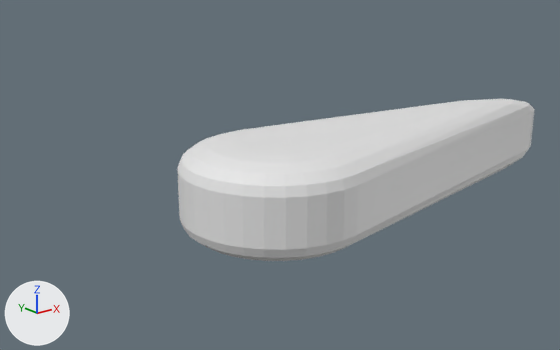
The Blender file models/flipper.blend: old version first, new version second.
Both versions are drawn from a camera (50 mm lens) standing at (-4.69, -5.92, 2.51) and looking at (1.75, 2.14, -0.71). Arrows for +X, +Y and +Z are at lower left; the lights stay in place. The same objects are shown in both versions, whatever each file hides.

Objects in the first picture: 'flipper flat'.
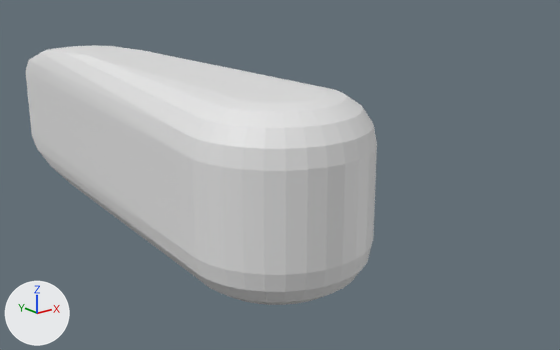
What differs and where, as boxes [x1, y1, x2, y2] in the pictures (560 x 350 px; the box of a moved part takes in the faces that stretch with it):
'flipper flat', reshaped, moved, turned, rescaled
    before: [177, 99, 535, 261]
    after: [26, 45, 377, 305]
part 1 of me_cube_002, moved or reshaped
    before: [250, 99, 535, 246]
    after: [26, 45, 315, 282]

Patch to the scene script:
```diff
--- a/models/flipper.blend.py
+++ b/models/flipper.blend.py
@@ me_cube_002 @@
 me_cube_002.from_pydata(...)  # 244 vertices, 224 faces; spans x -2.19..3.19, y -1.0..1.0, z -1.0..1.0
 # used by ob_flipper_flat; location = (1.189, 0.0, 0.0); scale = (1.0, 1.0, 0.5)
+# me_cube_002 part 1: all 50 vertices in x 1.28..3.19, y -0.18..0.18, z -1.0..1.0 are scaled about their middle by (1.36, 2.12, 1), then moved by (1.24, 0.0, 0.0)
@@ ob_flipper_flat @@
 ob_flipper_flat = bpy.data.objects.new('flipper flat', me_cube_002)
-ob_flipper_flat.location = (1.189, 0.0, 0.0)
-ob_flipper_flat.scale = (1.0, 1.0, 0.5)
+ob_flipper_flat.location = (0.0, 1.189, 0.0)
+ob_flipper_flat.rotation_euler = (0.0, 0.0, 1.571)  # degrees (0, 0, 90)
```
